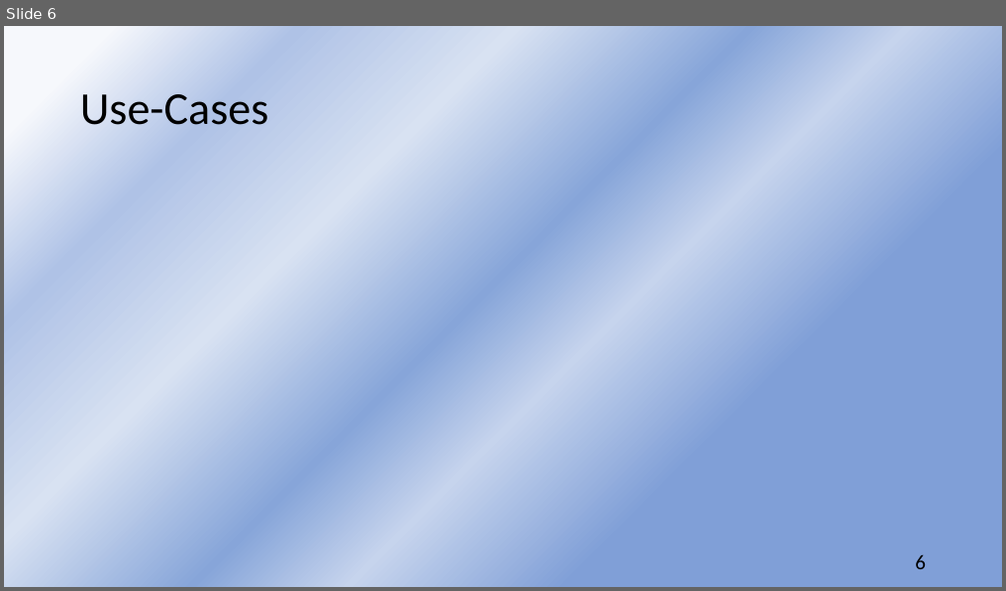
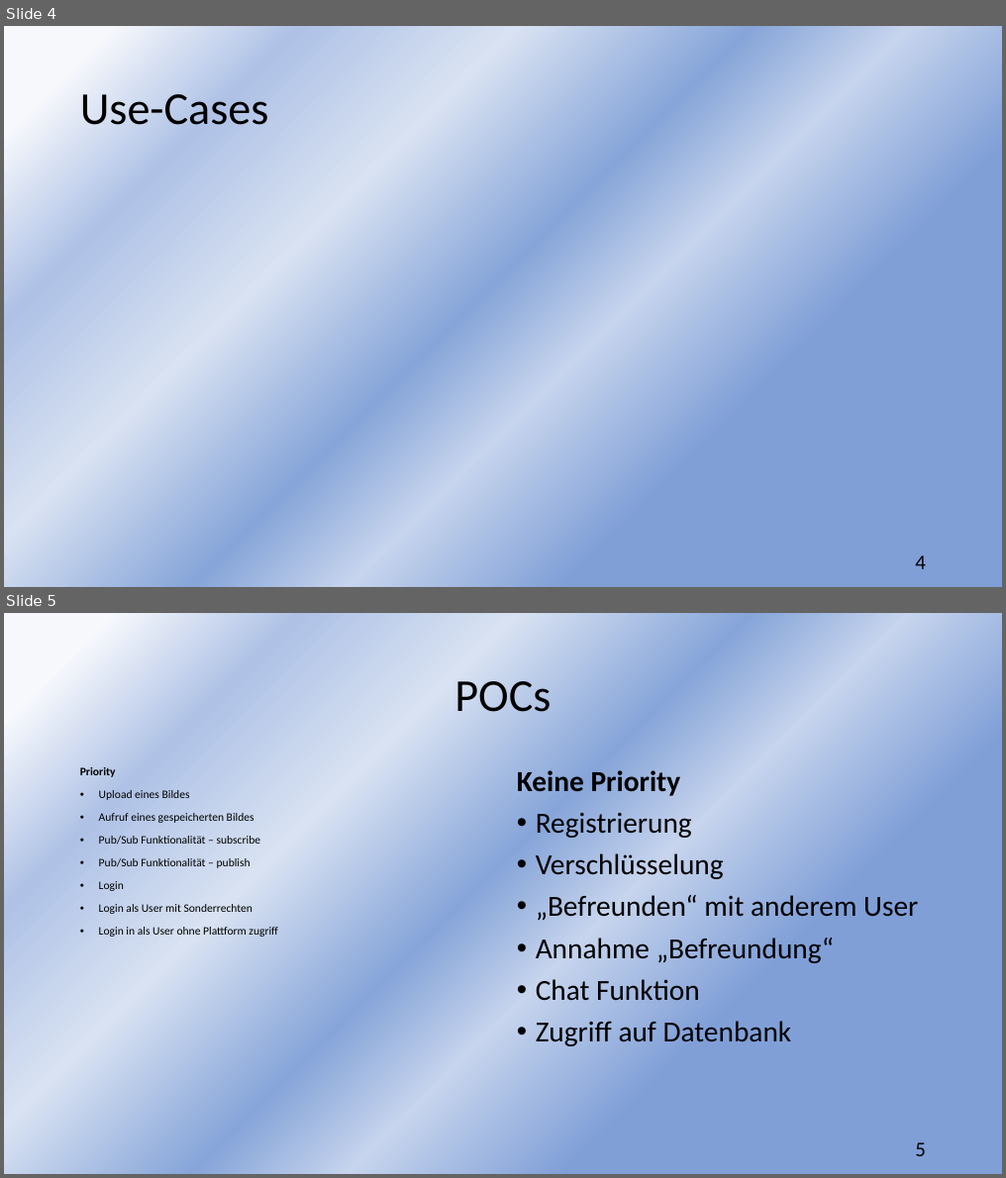
Before and after one commit to sebastiankoch10/EPWS2223HausenKochZimmer, a slide deck: Audits/EPWS2223HausenKochZimmer Audit 3.pptx. Shown one above the other, each under a label of ours: slide 6 before the commit, slides 4 and 5 after it. The pictures are 1006x591 and 1006x1178 pixels, drawn with LibreOffice and Linux fonts; fonts in the diff are those of the drawing. Boxes give left, top, right and bottom in pixels: in the first picture for what was removed or moved away, otherwise in the second. Text is boxed around its words. In the diff, an @@ line names an element or a change of style, - is before the commit and + after.

Commit message:
add allgemein POCs

```diff
--- a/Audits/EPWS2223HausenKochZimmer Audit 3.pptx
+++ b/Audits/EPWS2223HausenKochZimmer Audit 3.pptx
@@ slide 5 added at [4,613,1002,1174], background gradient #F6F8FC to #AFC2E6 to #D8E2F2 to #87A5D9 to #C6D4ED to #809FD7 @@
@@ title added at [454,681,550,712], 44 pt, text #000000 @@
+POCs
@@ text added at [80,767,277,937], 11 pt, text #000000 @@
+Priority
+• Upload eines Bildes
+• Aufruf eines gespeicherten Bildes
+• Pub/Sub Funktionalität – subscribe
+• Pub/Sub Funktionalität – publish
+• Login
+• Login als User mit Sonderrechten
+• Login in als User ohne Plattform zugriff
@@ text added at [517,770,918,1047], 28 pt, text #000000 @@
+Keine Priority
+• Registrierung
+• Verschlüsselung
+• „Befreunden“ mit anderem User
+• Annahme „Befreundung“
+• Chat Funktion
+• Zugriff auf Datenbank
@@ page number added at [915,1143,926,1157], 20 pt, text #000000 @@
+5
@@ what was slide 6 is now slide 4 @@
@@ page number at [915,556,926,570]: text changed @@
-6
+4
```
Also in this commit, not shown: 1 slide changed, 1 other slide added, 2 slides removed, 2 other files.
